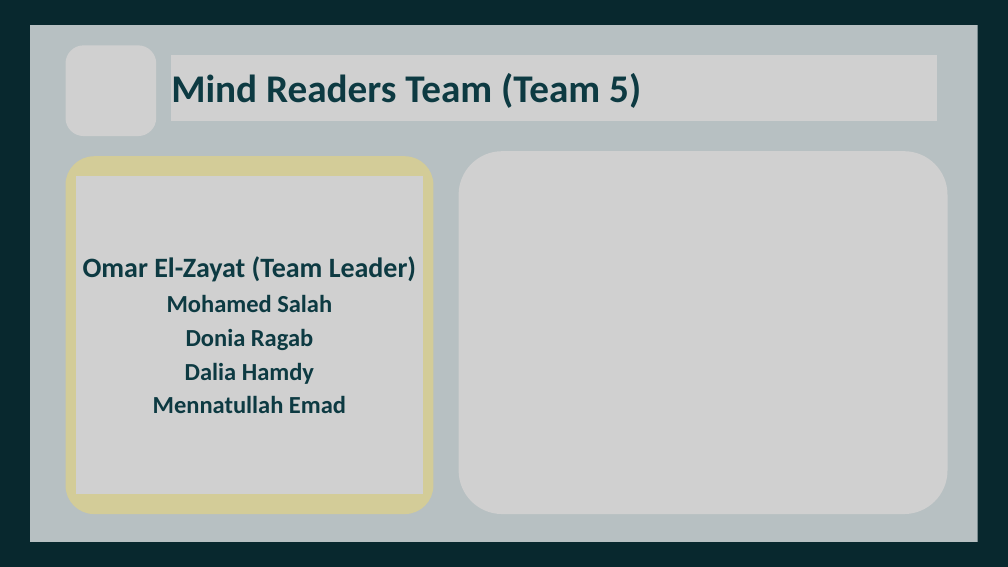
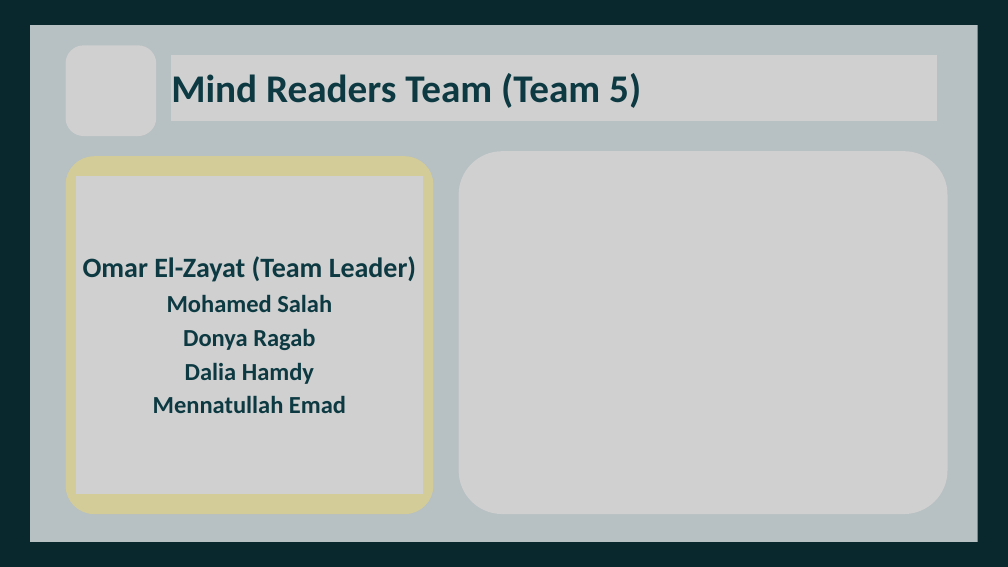
Before and after one commit to Team5-Depi/Supply-Chain-Dataset-Analysis-Final_Project, a slide deck: slide 2 of Presentation/Supply_Chain_Dataset_Analysis_Presentation.pptx. Drawn at 1008x567 pixels with LibreOffice and Linux fonts; fonts in the diff are those of the drawing; grey boxes stand for pictures. Boxes give left, top, right and bottom in pixels: in the first picture for what was removed or moved away, otherwise in the second. Text is boxed around its words. In the diff, an @@ line names an element or a change of style, - is before the commit and + after.

```diff
--- a/Presentation/Supply_Chain_Dataset_Analysis_Presentation.pptx
+++ b/Presentation/Supply_Chain_Dataset_Analysis_Presentation.pptx
@@ text at (183, 329, 315, 350): text changed @@
-Donia Ragab
+Donya Ragab
```
Also in this commit, not shown: 2 other slides changed, 2 other files.
